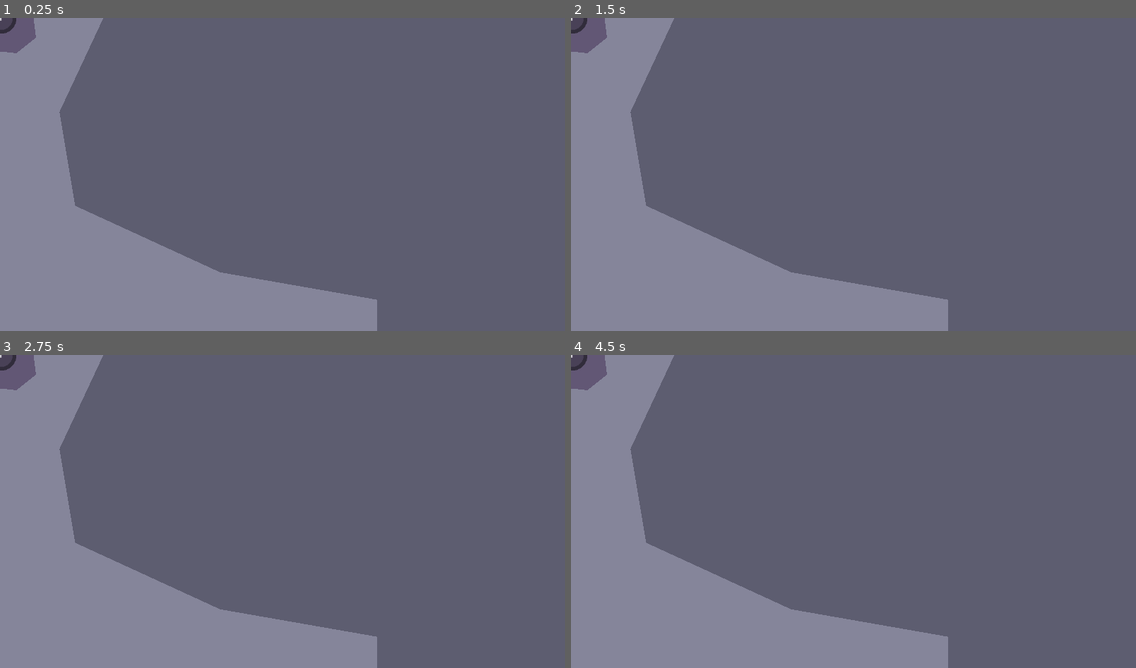
Above: before the commit, frames 1-4 (two rows, left to right).
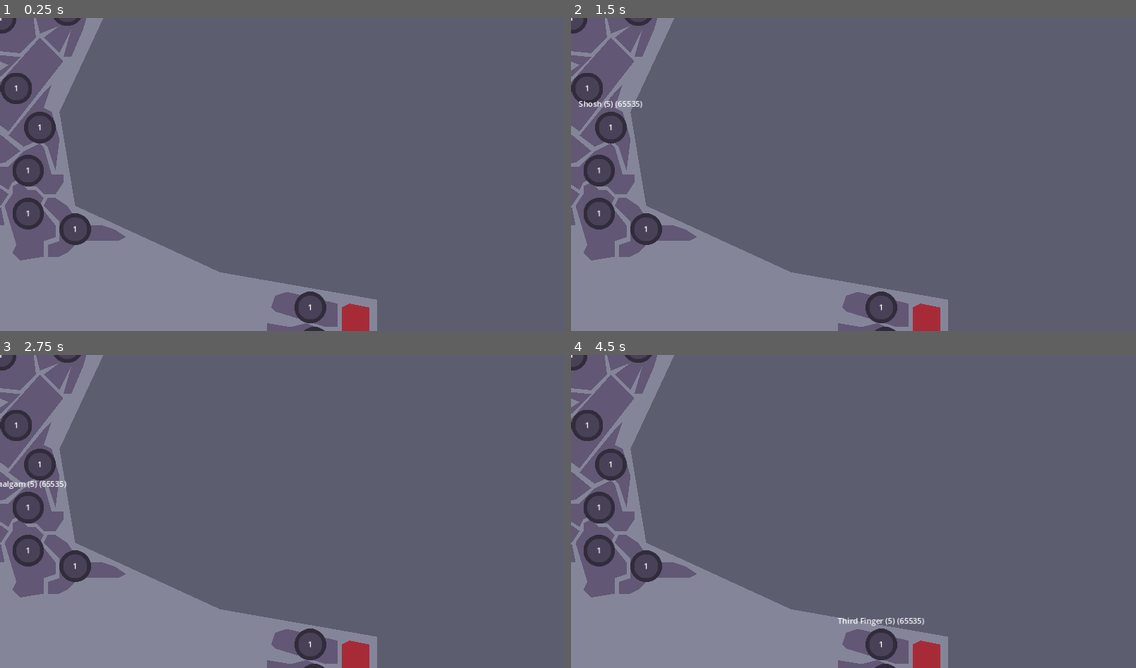
Above: after the commit, the same moments.

Repository: Tab-e-n/tabin_regions
Game: Godot game, scene res://Maps/2._Long_Con.tscn
The game is run twice, just before and just after one commit, with the same random seed, the same clock (stepped at 60 frames per second) and the same inputs. This scene is started directly instead of the project's main scene.
Inputs (mouse positions are in pixels of both pictures, inside the frame that each line leads up to):
- Up to frame 1 (0.25 s): no input
- Up to frame 2 (1.5 s): click (587, 86) at 0.5 s, where only the run after the commit has a clickable "1"; click (610, 127) at 1.25 s, where only the run after the commit has a clickable "1"
- Up to frame 3 (2.75 s): click (28, 508) at 2 s, where only the run after the commit has a clickable "1"
- Up to frame 4 (4.5 s): click (644, 567) at 2.75 s, where only the run after the commit has a clickable "1"; click (599, 549) at 3.5 s, where only the run after the commit has a clickable "1"; click (881, 646) at 4.25 s, where only the run after the commit has a clickable "1"

The runs differ from the first frame. In frame 1, 8.6% of the frame differs, in the area x 0-66%, y 0-100%; in frame 2, 8.6%; in frame 3, 8.6%; in frame 4, 8.8%.
Error in both runs: Trying to assign value of type 'Window' to a variable of type 'GameControl.gd'. (res://RegionControl.gd:136)

Commit message:
Slow Development

Diff:
--- a/Maps/2._Long_Con.tscn
+++ b/Maps/2._Long_Con.tscn
@@ -8,6 +8,92 @@
 script/source = "extends Node
 
 var connections : Array = [
+	[\"Desert Bus\", \"Halfway There\"],
+	[\"Desert Bus\", \"Brum\"],
+	[\"Desert Bus\", \"Cracked\"],
+	[\"Desert Bus\", \"Cronket\"],
+	[\"Desert Bus\", \"Walls\"],
+	[\"Desert Bus\", \"Shosh\"],
+	[\"Shosh\", \"Walls\"],
+	[\"Shosh\", \"Amalgam\"],
+	[\"Amalgam\", \"Walls\"],
+	[\"Amalgam\", \"Goru\"],
+	[\"Amalgam\", \"Moai\"],
+	[\"Amalgam\", \"Ahya\"],
+	[\"Ahya\", \"Moai\"],
+	[\"Moai\", \"Goru\"],
+	[\"Goru\", \"Walls\"],
+	[\"Cronket\", \"Cracked\"],
+	[\"Tri\", \"Brum\"],
+	[\"Tri\", \"Laughter Curve\"],
+	[\"Tri\", \"Dummies Dream\"],
+	[\"Dummies Dream\", \"Laughter Curve\"],
+	[\"T Bone\", \"Laughter Curve\"],
+	[\"T Bone\", \"Chomper\"],
+	[\"T Bone\", \"Desert Riverside\"],
+	[\"Desert Riverside\", \"Chomper\"],
+	[\"Chomper\", \"Laughter Curve\"],
+	[\"Dummies Dream\", \"Vowels\"],
+	[\"Dummies Dream\", \"T Bone\"],
+	[\"T Bone\", \"Vowels\"],
+	[\"Tri\", \"Filler\"],
+	[\"Brum\", \"Halfway There\"],
+	[\"Vreomvreom\", \"Halfway There\"],
+	[\"Brum\", \"Vreomvreom\"],
+	[\"Brum\", \"Filler\"],
+	[\"Filler\", \"Vreomvreom\"],
+	[\"Filler\", \"Nuckle\"],
+	[\"Filler\", \"Dummies Dream\"],
+	[\"Dummies Dream\", \"Nuckle\"],
+	[\"Nuckle\", \"Vreomvreom\"],
+	[\"Nuckle\", \"Vowels\"],
+	[\"Bean Burrito\", \"Halfway There\"],
+	[\"Bean Burrito\", \"Nuckle\"],
+	[\"Pan Left\", \"Halfway There\"],
+	[\"Pan Left\", \"Cracked\"],
+	[\"Pan Left\", \"Sponge\"],
+	[\"Cronket\", \"Sponge\"],
+	[\"Cronket\", \"Smonk\"],
+	[\"Cronket\", \"Walls\"],
+	[\"Walls\", \"Smonk\"],
+	[\"Walls\", \"Get Fish\"],
+	[\"Get Fish\", \"Smonk\"],
+	[\"Smonk\", \"Sponge\"],
+	[\"Sponge\", \"Cracked\"],
+	[\"Cracked\", \"Halfway There\"],
+	[\"Pan Left\", \"Danger Noodle\"],
+	[\"Sponge\", \"Danger Noodle\"],
+	[\"Metal Cap\", \"Danger Noodle\"],
+	[\"Metal Cap\", \"Smonk\"],
+	[\"Metal Cap\", \"Get Fish\"],
+	[\"Metal Cap\", \"Beacon\"],
+	[\"Beacon\", \"Get Fish\"],
+	[\"Beacon\", \"Goru\"],
+	[\"Goru\", \"Get Fish\"],
+	[\"Smonk\", \"Danger Noodle\"],
+	[\"Bean Burrito\", \"Pan Left\"],
+	[\"Bean Burrito\", \"Vreomvreom\"],
+	[\"Bean Burrito\", \"Vowels\"],
+	[\"Bean Burrito\", \"Biobox\"],
+	[\"Biobox\", \"Vowels\"],
+	[\"Biobox\", \"Cubuisness\"],
+	[\"Cubuisness\", \"Vowels\"],
+	[\"Cubuisness\", \"Desert Riverside\"],
+	[\"Cubuisness\", \"Riverstart\"],
+	[\"Cubuisness\", \"Carter Age\"],
+	[\"Carter Age\", \"Riverstart\"],
+	[\"Riverstart\", \"Desert Riverside\"],
+	[\"Desert Riverside\", \"Vowels\"],
+	[\"Triest\", \"Cap Town\"],
+	[\"Triest\", \"The Fog\"],
+	[\"The Fog\", \"Cap Town\"],
+	[\"The Fog\", \"Third Finger\"],
+	[\"Third Finger\", \"Cap Town\"],
+	[\"Endville\", \"Yap\"],
+	[\"Wow West\", \"Yap\"],
+	[\"Endville\", \"Wow West\"],
+	[\"Endville\", \"Gustav\"],
+	[\"Gustav\", \"Wow West\"],
 ]
 
 
@@ -27,13 +113,211 @@
 script = SubResource("GDScript_ykiaq")
 
 [node name="bg" parent="." instance=ExtResource("2_nxpt1")]
-position = Vector2(0, 8)
 
 [node name="Laughter Curve" type="Polygon2D" parent="."]
 position = Vector2(224, -320)
-polygon = PackedVector2Array(-40, -88, 0, -56, 32, -16, 32, 32, 16, 80, -16, 104, -16, 56, -16, 16, -24, -24, -48, -48, -80, -88)
+polygon = PackedVector2Array(-40, -88, 0, -56, 32, -16, 32, 32, 16, 88, -16, 104, -16, 56, -16, 16, -24, -24, -48, -48, -80, -88)
+script = ExtResource("3_d0fh2")
+
+[node name="Chomper" type="Polygon2D" parent="."]
+position = Vector2(104, -424)
+polygon = PackedVector2Array(48, 40, 16, 48, 0, 64, -24, 32, -40, -8, -72, -48, -24, -48, 40, -40, 56, -16, 80, 8, 24, 8)
+script = ExtResource("3_d0fh2")
+
+[node name="Desert Riverside" type="Polygon2D" parent="."]
+position = Vector2(0, -392)
+polygon = PackedVector2Array(0, 56, -16, 40, -32, 40, -64, -8, -64, -48, -16, -56, 0, -80, 24, -80, 56, -40, 72, 0, 96, 32, 96, 40, 88, 48, 48, 56)
+script = ExtResource("3_d0fh2")
+
+[node name="Riverstart" type="Polygon2D" parent="."]
+position = Vector2(-112, -472)
+polygon = PackedVector2Array(24, 72, 16, 24, 24, 8, 40, 8, 48, 24, 96, 16, 104, 0, 80, -16, 56, -48, 32, -56, -8, -56, -16, -16, -40, 0, -24, 32, -32, 56, -8, 88)
+script = ExtResource("3_d0fh2")
+
+[node name="Carter Age" type="Polygon2D" parent="."]
+position = Vector2(-184, -416)
+polygon = PackedVector2Array(-16, 72, 56, 32, 32, 0, 40, -24, 24, -56, -80, 0, -64, 24, -40, 32)
 script = ExtResource("3_d0fh2")
 
 [node name="Halfway There" type="Polygon2D" parent="."]
-polygon = PackedVector2Array(40, -56, -16, -80, -72, -40, -88, 16, -40, 64, 32, 72, 72, 40, 64, -24)
-script = ExtResource("3_d0fh2")
+polygon = PackedVector2Array(40, -56, -16, -80, -72, -40, -88, 16, -40, 64, 40, 72, 72, 40, 64, -24)
+script = ExtResource("3_d0fh2")
+
+[node name="Brum" type="Polygon2D" parent="."]
+position = Vector2(136, -16)
+polygon = PackedVector2Array(-56, -16, -64, 8, -24, 8, -64, 16, -56, 48, -16, 32, -48, 56, -16, 88, 8, 40, -8, 96, 8, 96, 32, 40, 72, -96, 40, -120, 24, -72, -16, -48, -24, -32)
+script = ExtResource("3_d0fh2")
+
+[node name="Tri" type="Polygon2D" parent="."]
+position = Vector2(208, -176)
+polygon = PackedVector2Array(16, 64, -64, 0, 32, -48)
+script = ExtResource("3_d0fh2")
+
+[node name="Dummies Dream" type="Polygon2D" parent="."]
+position = Vector2(144, -240)
+polygon = PackedVector2Array(-80, 0, -40, 48, -32, 56, -16, 56, -16, 40, 8, 24, 32, 40, 56, 24, 56, -56, 48, -80, 24, -80, 8, -48, 8, -16, -24, -8, -56, -48, -88, -40)
+script = ExtResource("3_d0fh2")
+
+[node name="T Bone" type="Polygon2D" parent="."]
+position = Vector2(120, -328)
+polygon = PackedVector2Array(-64, 40, -72, 0, -32, -8, 8, -40, 40, -48, 72, -16, 72, 0, 48, 0, 24, 32, 24, 64, 0, 72, -32, 32)
+script = ExtResource("3_d0fh2")
+
+[node name="Vowels" type="Polygon2D" parent="."]
+position = Vector2(8, -264)
+polygon = PackedVector2Array(-40, 24, -8, 40, 16, 32, 48, 32, 40, -16, 32, -64, -8, -64, 0, -16, -16, 0, -40, -64, -72, -56)
+script = ExtResource("3_d0fh2")
+
+[node name="Filler" type="Polygon2D" parent="."]
+position = Vector2(136, -160)
+polygon = PackedVector2Array(16, 64, 8, 40, 8, 8, -40, 32, -48, 16, -32, 0, -56, -24, -40, -32, -24, -16, -8, -16, 0, -40, 16, -48, 32, -40, 24, -32, 0, -16, 40, 16)
+script = ExtResource("3_d0fh2")
+
+[node name="Nuckle" type="Polygon2D" parent="."]
+position = Vector2(40, -184)
+polygon = PackedVector2Array(-40, -32, -32, 8, -32, 32, 8, 56, 48, 56, 40, 40, 56, 24, 32, 0, 48, -16, 32, -40, -16, -40)
+script = ExtResource("3_d0fh2")
+
+[node name="Bean Burrito" type="Polygon2D" parent="."]
+position = Vector2(-56, -136)
+polygon = PackedVector2Array(-40, 64, -8, 72, 24, 56, 56, 0, 56, -40, 48, -80, 24, -96, -8, -88, -16, -64, -8, -32, -16, 0, -40, 24, -48, 48)
+script = ExtResource("3_d0fh2")
+
+[node name="Biobox" type="Polygon2D" parent="."]
+position = Vector2(-88, -264)
+polygon = PackedVector2Array(8, 64, -8, 72, -32, 64, -64, 8, -56, -16, 16, -48, 48, 24, 16, 32)
+script = ExtResource("3_d0fh2")
+
+[node name="Cubuisness" type="Polygon2D" parent="."]
+position = Vector2(-112, -344)
+polygon = PackedVector2Array(-32, 56, -72, 0, 24, -48, 64, 8)
+script = ExtResource("3_d0fh2")
+
+[node name="Vreomvreom" type="Polygon2D" parent="."]
+position = Vector2(56, -96)
+polygon = PackedVector2Array(-48, -48, -48, -24, -64, 8, -16, 32, 16, 64, 48, 32, 96, 8, 80, -24, 80, -48, 40, -24, -8, -24)
+script = ExtResource("3_d0fh2")
+
+[node name="Pan Left" type="Polygon2D" parent="."]
+position = Vector2(-120, -24)
+polygon = PackedVector2Array(40, -32, 24, 40, -24, 64, -40, 120, -72, 120, -64, 56, -96, 40, -32, -56, 8, -56, 16, -40)
+script = ExtResource("3_d0fh2")
+
+[node name="Sponge" type="Polygon2D" parent="."]
+position = Vector2(-168, 144)
+polygon = PackedVector2Array(-24, -40, -40, -24, -32, 24, 0, 32, 16, 64, 56, 72, 72, 40, 72, 8, 24, 0, 8, -40)
+script = ExtResource("3_d0fh2")
+
+[node name="Cronket" type="Polygon2D" parent="."]
+position = Vector2(-56, 208)
+polygon = PackedVector2Array(-32, -56, 0, -24, 40, 16, -24, 32, -80, 48, -48, 8, -32, -24)
+script = ExtResource("3_d0fh2")
+
+[node name="Walls" type="Polygon2D" parent="."]
+position = Vector2(-48, 272)
+polygon = PackedVector2Array(-104, 16, -88, -8, 40, -40, 88, 0, 56, 24, -72, 32)
+script = ExtResource("3_d0fh2")
+
+[node name="Danger Noodle" type="Polygon2D" parent="."]
+position = Vector2(-232, 128)
+polygon = PackedVector2Array(-24, 96, 8, 96, 24, 40, 16, -8, 32, -32, 40, -88, 16, -104, 8, -48, -16, -16, -8, 40)
+script = ExtResource("3_d0fh2")
+
+[node name="Smonk" type="Polygon2D" parent="."]
+position = Vector2(-184, 240)
+polygon = PackedVector2Array(-32, 56, -32, 24, -40, -8, -16, -64, 8, -56, 24, -24, 64, -16, 40, 16, 24, 48, 56, 64, 24, 72, -8, 72)
+script = ExtResource("3_d0fh2")
+
+[node name="Get Fish" type="Polygon2D" parent="."]
+position = Vector2(-152, 344)
+polygon = PackedVector2Array(-64, -40, -56, 0, -56, 40, -16, 24, 32, 40, 72, 0, 64, -24, 40, -32, 16, -32, -24, -16)
+script = ExtResource("3_d0fh2")
+
+[node name="Goru" type="Polygon2D" parent="."]
+position = Vector2(-48, 384)
+polygon = PackedVector2Array(-80, 8, -72, 40, -24, 32, 24, 40, 56, 40, 48, 0, 64, -24, 32, -48, 32, -64, 24, -80, -48, -72, -32, -64, -24, -40, -64, 8)
+script = ExtResource("3_d0fh2")
+
+[node name="Beacon" type="Polygon2D" parent="."]
+position = Vector2(-192, 424)
+polygon = PackedVector2Array(-56, -16, -24, 24, 16, 40, 48, 32, 64, 0, 56, -40, 24, -48, -16, -32, -16, -16)
+script = ExtResource("3_d0fh2")
+
+[node name="Metal Cap" type="Polygon2D" parent="."]
+position = Vector2(-248, 328)
+polygon = PackedVector2Array(-24, 8, 0, 72, 32, 72, 32, 16, 24, -56, 16, -96, -8, -96, 0, -40)
+script = ExtResource("3_d0fh2")
+
+[node name="Desert Bus" type="Polygon2D" parent="."]
+position = Vector2(32, 144)
+polygon = PackedVector2Array(-80, 40, -16, 88, 96, -56, 48, -104)
+script = ExtResource("3_d0fh2")
+
+[node name="Shosh" type="Polygon2D" parent="."]
+position = Vector2(80, 224)
+polygon = PackedVector2Array(-64, 16, -32.8064, 39.3952, 0, 24, 16, 40, 32, 88, 40, 24, 24, -32, 8, -40, 24, -88, 8, -72)
+script = ExtResource("3_d0fh2")
+
+[node name="Amalgam" type="Polygon2D" parent="."]
+position = Vector2(56, 312)
+polygon = PackedVector2Array(24, -56, -8, -40, -40, -8, -72, -8, -64, 8, -64, 24, -40, 40, -32, 24, -16, 16, 0, 32, 16, 32, 32, 48, 56, 48, 72, 24, 72, 8, 48, 8, 32, -48)
+script = ExtResource("3_d0fh2")
+
+[node name="Ahya" type="Polygon2D" parent="."]
+position = Vector2(152, 432)
+polygon = PackedVector2Array(-64, -48, -56, -64, -40, -64, -16, -48, 0, -24, 32, -8, 56, -8, 80, 0, 104, 16, 88, 24, 72, 24, 40, 24, 8, 24, -16, 48, -32, 56, -56, 56, -56, 32, -32, 24, -32, -16)
+script = ExtResource("3_d0fh2")
+
+[node name="Moai" type="Polygon2D" parent="."]
+position = Vector2(56, 400)
+polygon = PackedVector2Array(-24, 64, -48, -16, -32, -40, -32, -56, -16, -64, 0, -48, 16, -48, 32, -32, 24, -16, 56, 24, 56, 48, 32, 56, 32, 88, -16, 96, -32, 80)
+script = ExtResource("3_d0fh2")
+
+[node name="Cracked" type="Polygon2D" parent="."]
+position = Vector2(-88, 96)
+polygon = PackedVector2Array(0, -72, -24, -64, -8, -48, 16, -48, 32, -24, 0, -16, -24, -24, -32, 0, -8, 16, 16, 8, 40, 16, 56, 16, 48, 0, 64, -16, 104, 0, 80, 16, 72, 8, 88, 0, 64, -8, 56, 0, 64, 24, 40, 24, 24, 16, -8, 24, -40, 8, -32, -32, 0, -24, 16, -32, 8, -40, -16, -40, -32, -56, -48, -48, -64, 8, -48, 40, 0, 48, 32, 80, 128, -16, 48, -24)
+script = ExtResource("3_d0fh2")
+
+[node name="Endville" type="Polygon2D" parent="."]
+position = Vector2(-720, -672)
+polygon = PackedVector2Array(-24, -80, -32, 0, -24, 88, 8, 96, 24, 40, 16, -8, 24, -56, 8, -80)
+script = ExtResource("3_d0fh2")
+alignment = 2
+is_capital = true
+
+[node name="Wow West" type="Polygon2D" parent="."]
+position = Vector2(-640, -648)
+polygon = PackedVector2Array(-56, -32, -48, 8, -8, -16, 24, -24, 8, 0, 24, 24, 64, 16, 88, -8, 88, -16, 72, -16, 56, 0, 40, 8, 32, 0, 40, -16, 56, -24, 72, -16, 88, -16, 88, -32, 56, -48, 0, -48)
+script = ExtResource("3_d0fh2")
+
+[node name="Gustav" type="Polygon2D" parent="."]
+position = Vector2(-640, -648)
+polygon = PackedVector2Array(8, -16, -8, -8, -48, 16, -56, 56, -32, 80, 24, 96, 40, 80, 48, 64, 32, 40, 0, 48, -16, 32, -16, 16)
+script = ExtResource("3_d0fh2")
+
+[node name="Yap" type="Polygon2D" parent="."]
+position = Vector2(-640, -728)
+polygon = PackedVector2Array(-64, -24, -48, 0, -56, 40, 0, 24, 104, 24, 104, -8, 0, -16)
+script = ExtResource("3_d0fh2")
+
+[node name="Cap Town" type="Polygon2D" parent="."]
+position = Vector2(736, 672)
+polygon = PackedVector2Array(16, -80, 16, 0, 8, 80, -32, 80, -56, 64, -40, 0, -40, -80, -24, -88)
+script = ExtResource("3_d0fh2")
+alignment = 1
+is_capital = true
+
+[node name="Third Finger" type="Polygon2D" parent="."]
+position = Vector2(632, 592)
+polygon = PackedVector2Array(56, 40, 32, 40, -72, 8, -80, 0, -72, -24, -48, -32, 56, -8)
+script = ExtResource("3_d0fh2")
+
+[node name="The Fog" type="Polygon2D" parent="."]
+position = Vector2(640, 664)
+polygon = PackedVector2Array(-64, 16, -32, 8, -8, 24, 24, 24, 40, 32, 48, 8, 48, -24, 24, -24, -16, -40, -48, -32, -96, -40, -96, -16, -104, 0)
+script = ExtResource("3_d0fh2")
+
+[node name="Triest" type="Polygon2D" parent="."]
+position = Vector2(640, 720)
+polygon = PackedVector2Array(32, 8, 16, 40, -40, 32, -72, 32, -104, 0, -88, -32, -32, -32, 40, -16)
+script = ExtResource("3_d0fh2")
